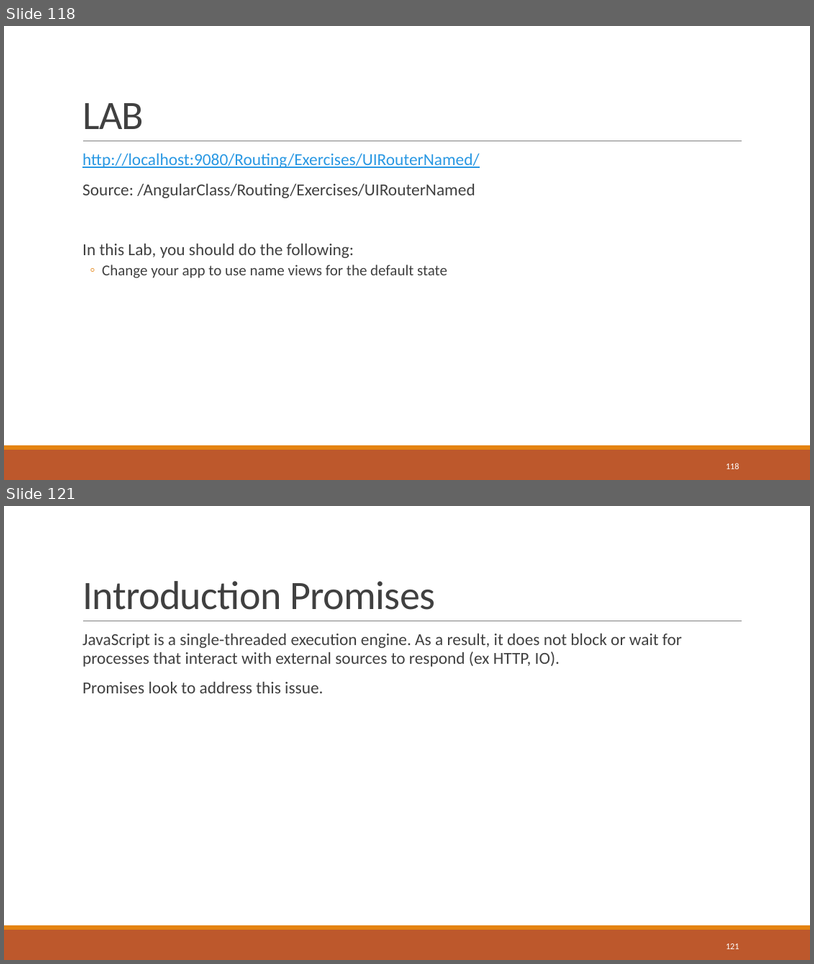
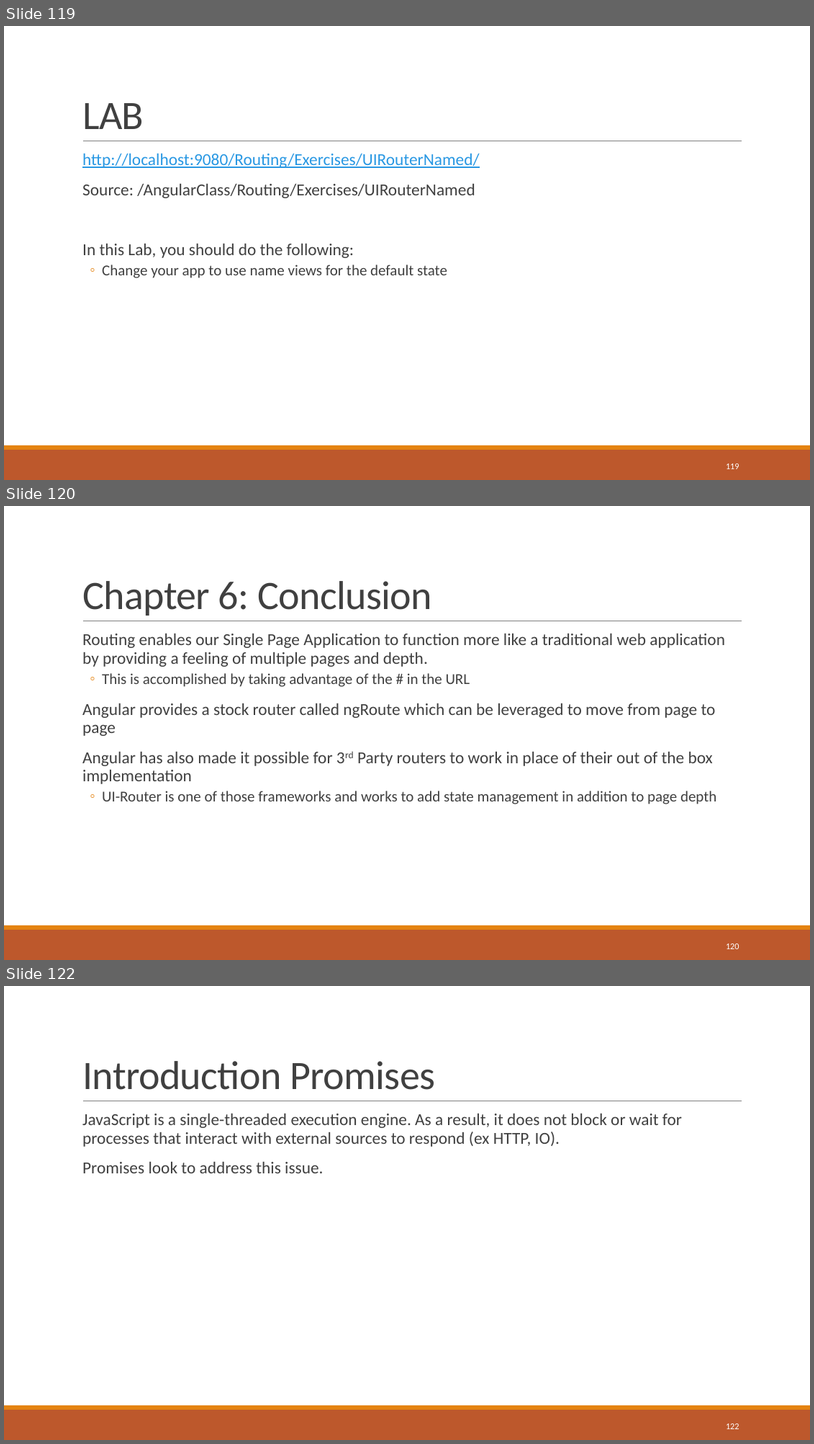
Before and after one commit to sbechtold/angularjs, a slide deck: materials/AngularJS.pptx. Shown one above the other, each under a label of ours: slides 118 and 121 before the commit, slides 119, 120 and 122 after it; the slides between them are not shown. The pictures are 814x964 and 814x1444 pixels, drawn with LibreOffice and Linux fonts; fonts in the diff are those of the drawing. Boxes give left, top, right and bottom in pixels: in the first picture for what was removed or moved away, otherwise in the second. Text is boxed around its words. In the diff, an @@ line names an element or a change of style, - is before the commit and + after.

```diff
--- a/materials/AngularJS.pptx
+++ b/materials/AngularJS.pptx
@@ slide 120 added at box(4, 506, 810, 960), background #FFFFFF; not listed: 3 template elements that a slide beside it also shows @@
@@ title added at box(82, 581, 432, 615), 48 pt, text #404040 @@
+Chapter 6: Conclusion
@@ text added at box(82, 633, 725, 804), 20 pt, text #404040 @@
+  Routing enables our Single Page Application to function more like a traditional web application by providing a feeling of multiple pages and depth.
+  ◦ This is accomplished by taking advantage of the # in the URL
+  Angular provides a stock router called ngRoute which can be leveraged to move from page to page
+  Angular has also made it possible for 3rd Party routers to work in place of their out of the box implementation
+  ◦ UI-Router is one of those frameworks and works to add state management in addition to page depth
@@ page number added at box(726, 943, 740, 949), 10.5 pt, text #FFFFFF @@
+120
@@ what was slide 118 is now slide 119 @@
@@ page number at box(726, 463, 740, 469): text changed @@
-118
+119
@@ what was slide 121 is now slide 122 @@
@@ page number at box(726, 1423, 740, 1429): text changed @@
-121
+122
```
Also in this commit, not shown: 12 slides changed, 11 other slides added, 10 slides removed, 16 other files.
